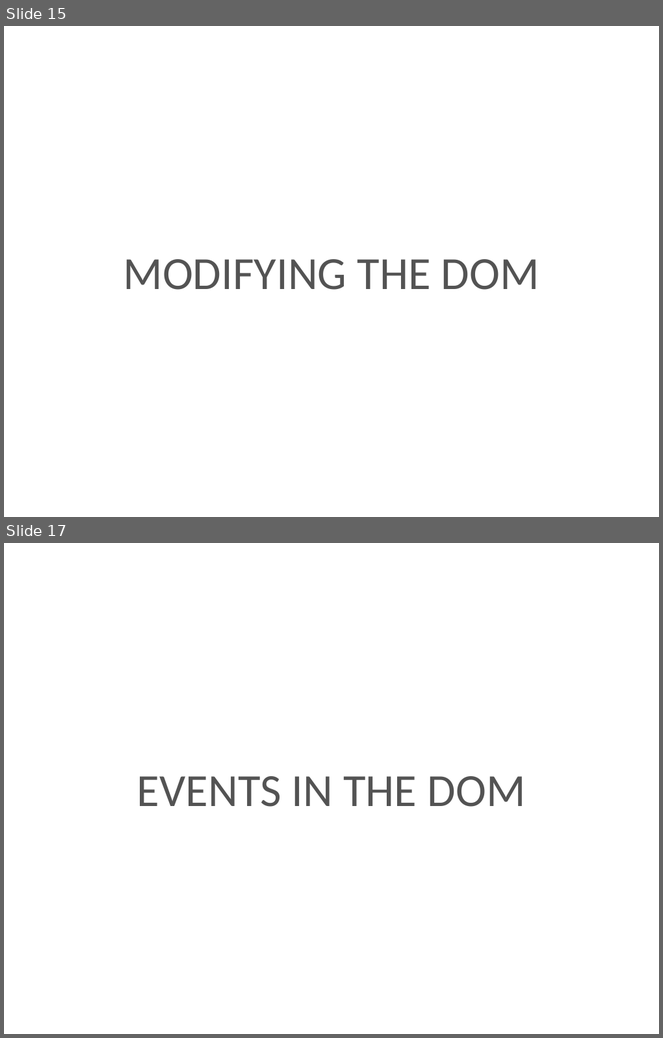
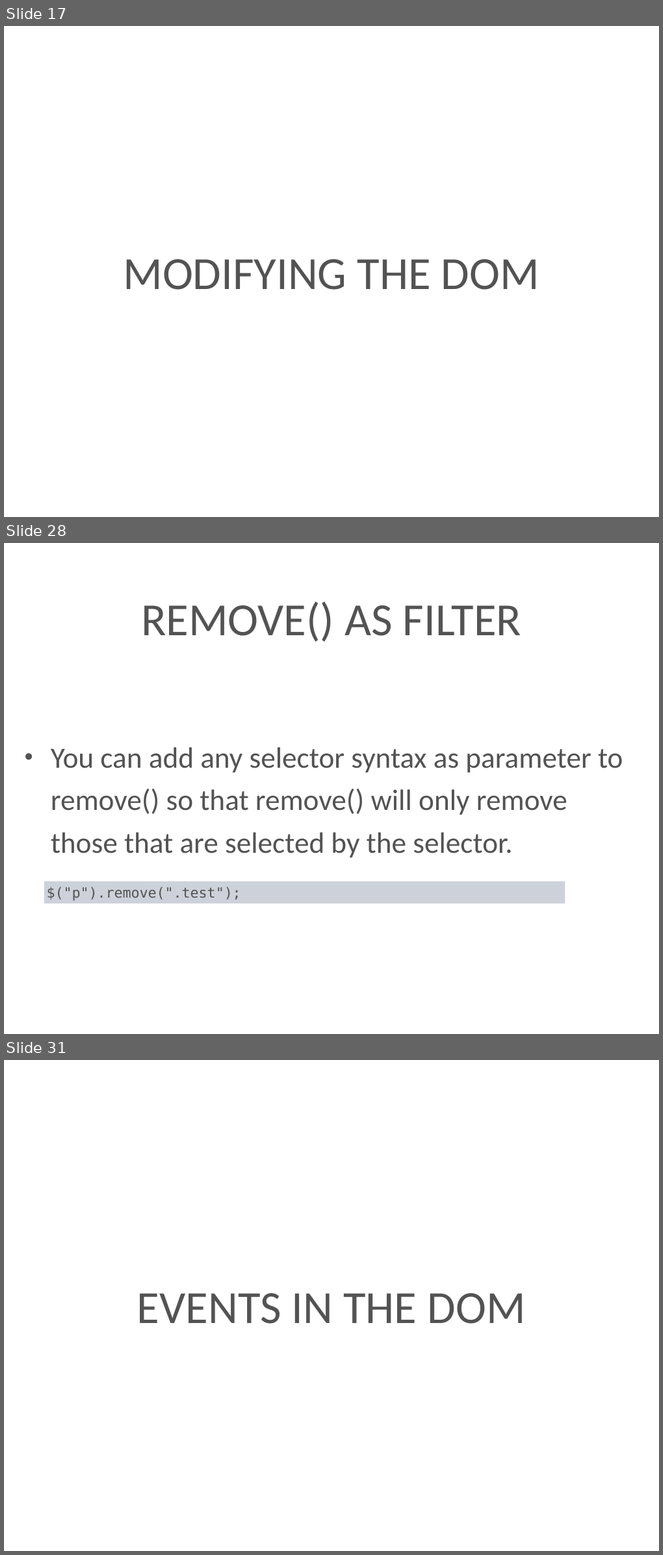
Before and after one commit to kenton-steiner18/Techtasks, a slide deck: presentation/jQuery.pptx. Shown one above the other, each under a label of ours: slides 15 and 17 before the commit, slides 17, 28 and 31 after it; the slides between them are not shown. The pictures are 663x1038 and 663x1555 pixels, drawn with LibreOffice and Linux fonts; fonts in the diff are those of the drawing; background and template pictures are left out. Boxes give left, top, right and bottom in pixels: in the first picture for what was removed or moved away, otherwise in the second. Text is boxed around its words. In the diff, an @@ line names an element or a change of style, - is before the commit and + after.

```diff
--- a/presentation/jQuery.pptx
+++ b/presentation/jQuery.pptx
@@ slide 28 added at <box>4,543,659,1034</box>, background picture (left out) @@
@@ title added at <box>141,601,521,642</box>, 72 pt, text #535353 @@
+REMOVE() AS FILTER
@@ text added at <box>51,747,623,858</box>, 46 pt, text #535353 @@
+• You can add any selector syntax as parameter to remove() so that remove() will only remove those that are selected by the selector.
@@ rectangle added at <box>44,882,565,904</box>, fill #9DA5B4 at 50% opacity, 22 pt, text #535353 @@
+$("p").remove(".test");
@@ what was slide 15 is now slide 17 @@
@@ what was slide 17 is now slide 31 @@
```
Also in this commit, not shown: 2 slides changed, 14 other slides added, 1 slide removed.
